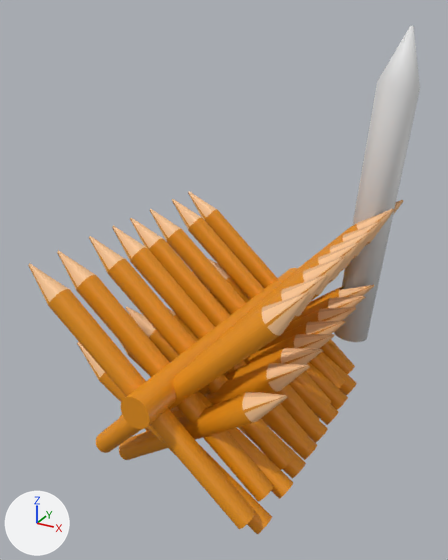
One commit to the glTF model assets/Barracks.glb: the scene before it, then after it.
Both versions are drawn from a 50 mm lens placed at (5.6, -10.67, 8.09), pointed at (0.06, -0.6, 3.06). The lights are fixed; the arrows at lower left show +X, +Y and +Z. The picture after the commit comes second. Where no turn or scale is listed for an object, it has been applied to the vertices.

Script lines for the objects in view, before the commit:
```python
me_circle = bpy.data.meshes.new('Circle')
me_circle.from_pydata(...)  # 128 vertices, 252 faces; spans x -0.39..0.83, y -0.39..0.94, z -0.04..6.81
me_circle_076 = bpy.data.meshes.new('Circle.076')
me_circle_076.from_pydata(...)  # 96 vertices, 126 faces; spans x -4.53..0.13, y -0.19..0.33, z -0.18..3.86
me_circle_076.materials.append(mat_material_004)
me_circle_086 = bpy.data.meshes.new('Circle.086')
me_circle_086.from_pydata(...)  # 40 vertices, 36 faces; spans x 3.413..4.159, y -0.145..0.328, z 3.486..4.257
me_circle_086.materials.append(mat_material_002)
ob_circle = bpy.data.objects.new('Circle', me_circle)
ob_circle.location = (1.95, 2.22, 0.96)
ob_circle_076 = bpy.data.objects.new('Circle.076', me_circle_076)
ob_circle_076.location = (2.02, -1.67, 0.0)
ob_circle_086 = bpy.data.objects.new('Circle.086', me_circle_086)
ob_circle_086.location = (-1.44, -2.89, 0.0)
# also in view: 'Circle.070' at (-0.18, 0.52, 1.84); 'Circle.064' at (-0.18, -0.23, 1.84); 'Circle.052' at (-0.18, 1.45, 1.84); 'Circle.082' at (-0.18, -0.86, 1.84); 'Circle.009' at (2.08, -1.87, 2.16)
```
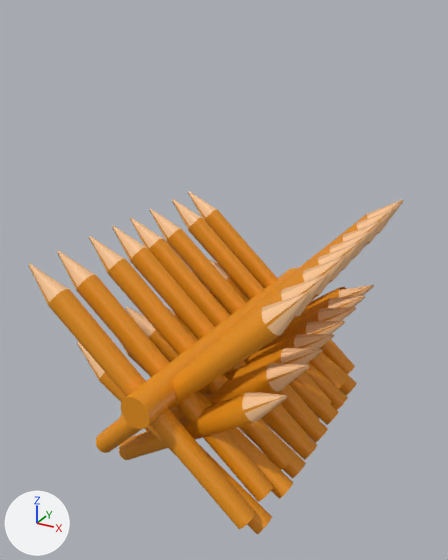
What differs and where, as boxes (x1, y1, x2, y2) in the pictures (448 x 560 px):
'Circle', deleted: before (334, 25, 420, 342)

The change in detail:
Object 'Circle' (ob_circle) is deleted.
